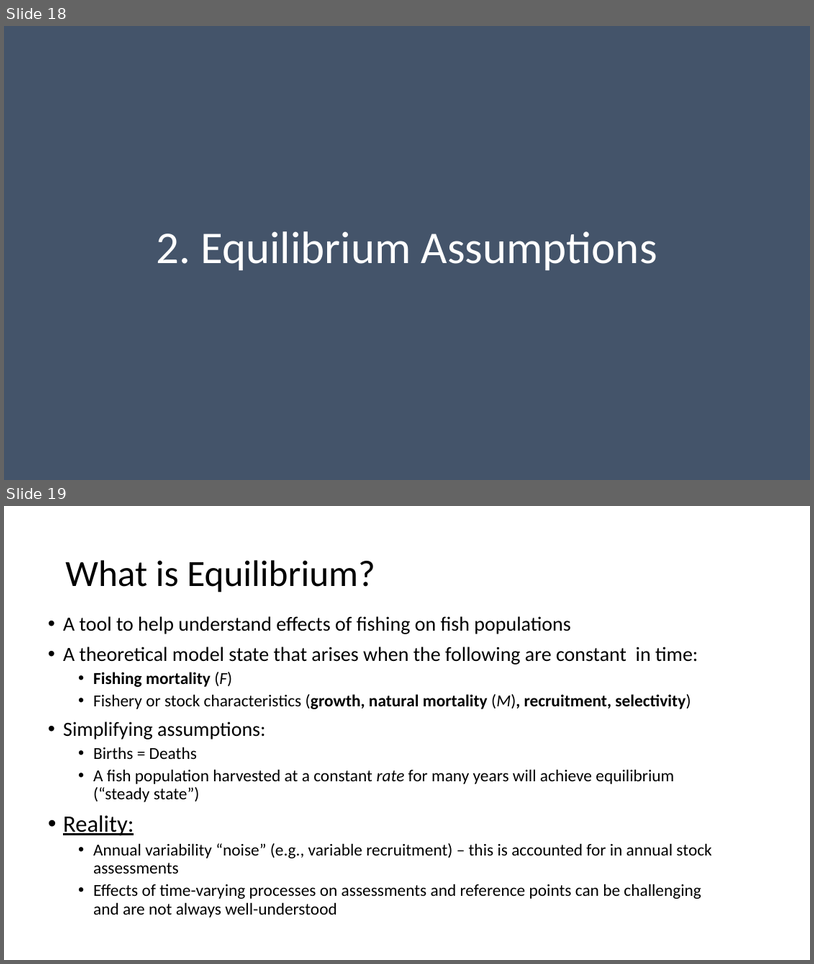
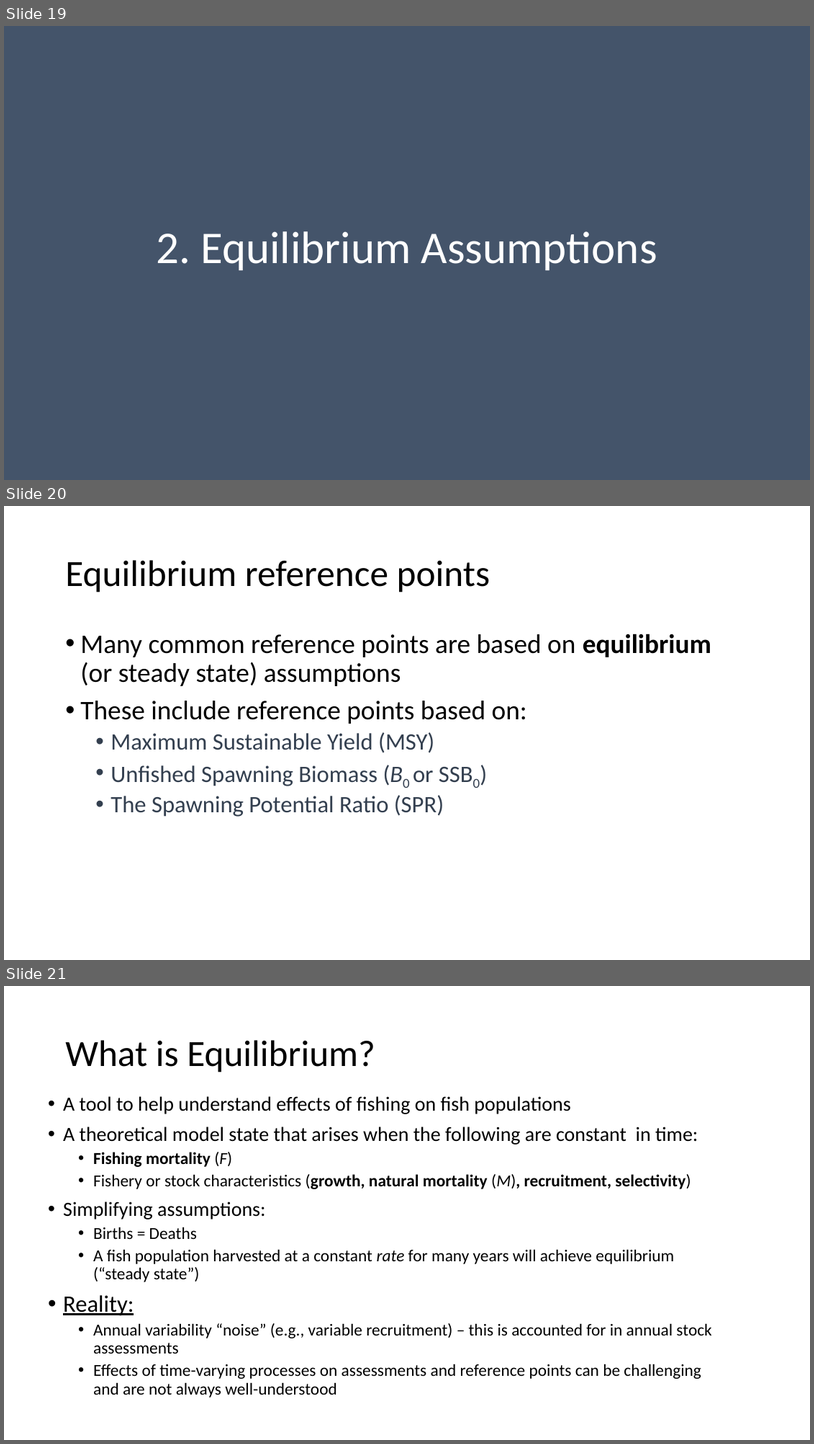
Before and after one commit to TESA-workshops/Ref-Pt-101, a slide deck: RefPt101_221109tb.pptx. Shown one above the other, each under a label of ours: slides 18 and 19 before the commit, slides 19, 20 and 21 after it. The pictures are 814x964 and 814x1444 pixels, drawn with LibreOffice and Linux fonts; fonts in the diff are those of the drawing. Boxes give left, top, right and bottom in pixels: in the first picture for what was removed or moved away, otherwise in the second. Text is boxed around its words. In the diff, an @@ line names an element or a change of style, - is before the commit and + after.

```diff
--- a/RefPt101_221109tb.pptx
+++ b/RefPt101_221109tb.pptx
@@ slide 20 added at (4, 506, 810, 960), background #FFFFFF @@
@@ title added at (65, 560, 491, 592), 44 pt, text #000000 @@
+Equilibrium reference points
@@ text added at (80, 633, 712, 816), 32 pt, text #000000 @@
+• Many common reference points are based on equilibrium (or steady state) assumptions
+• These include reference points based on:
+  • Maximum Sustainable Yield (MSY)
+  • Unfished Spawning Biomass (B0 or SSB0)
+  • The Spawning Potential Ratio (SPR)
@@ what was slide 18 is now slide 19 @@
@@ what was slide 19 is now slide 21 @@
```
Also in this commit, not shown: 11 slides changed, 5 other slides added, 4 slides removed.
